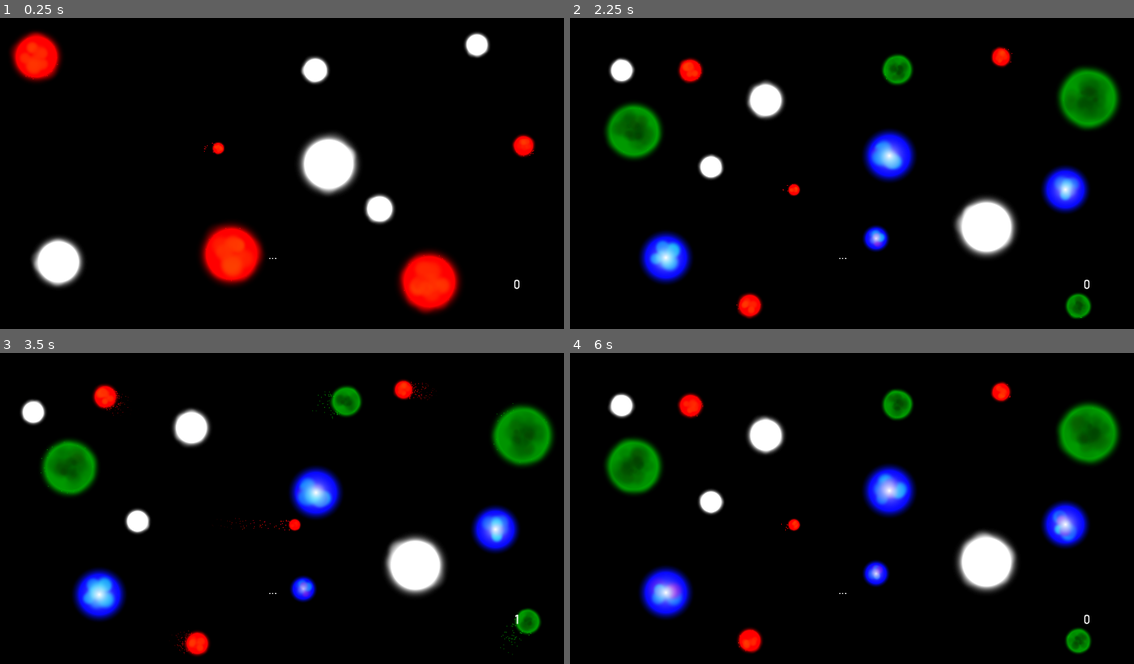
Above: before the commit, frames 1-4 (two rows, left to right).
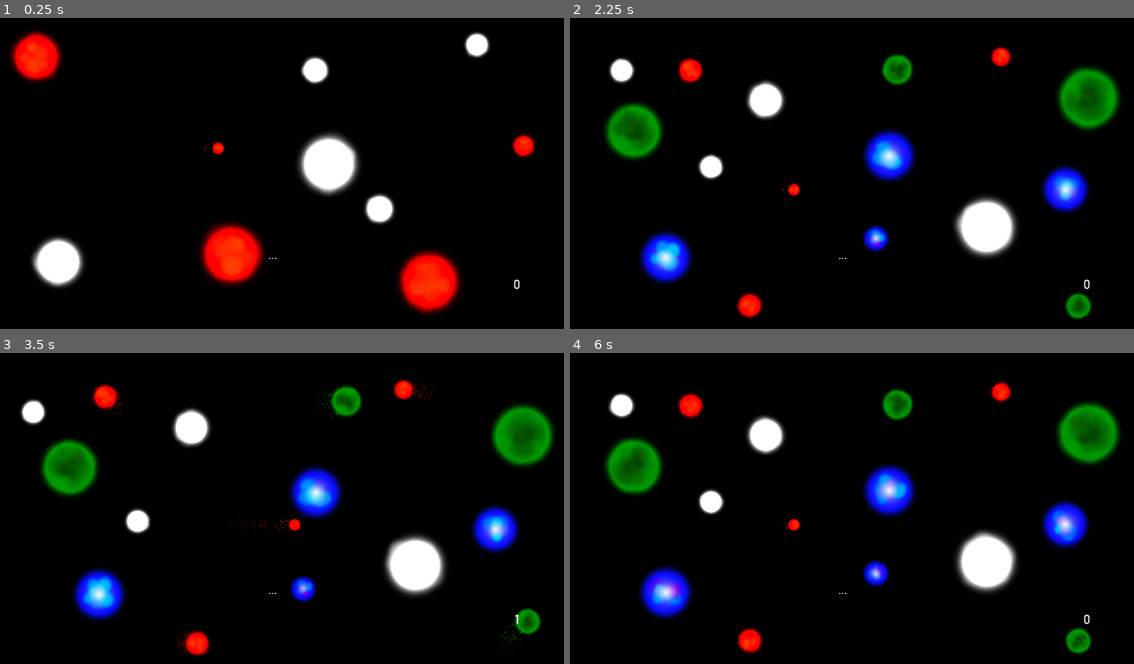
Above: after the commit, the same moments.

Repository: Dark-Gran/Spirit-Circles
Game: Godot game, scene res://src/Main.tscn
Same seed, same stepped clock (60 frames per second), same inputs: the game is played once before the commit and once after it.
Inputs (mouse positions are in pixels of both pictures, inside the frame that each line leads up to):
- Up to frame 1 (0.25 s): no input
- Up to frame 2 (2.25 s): move the mouse to (981, 148) at 0.52 s; hold Right (ui_right) 0.53-1.28 s; tap Space (ui_accept) at 0.77, 1.52 s; move the mouse to (716, 182) at 1.27 s; hold Left (ui_left) 1.28-2.03 s; move the mouse to (908, 86) at 2.02 s; hold Right (ui_right) from 2.03 s (still down)
- Up to frame 3 (3.5 s): keep holding Right (ui_right); move the mouse to (242, 570) at 2.77 s; tap Space (ui_accept) at 3.02 s
- Up to frame 4 (6 s): move the mouse to (1032, 555) at 3.52 s; release Right (ui_right) at 3.53 s; hold Left (ui_left) 3.53-5.78 s; tap Space (ui_accept) at 3.77, 4.52 s; move the mouse to (654, 446) at 4.27 s; move the mouse to (874, 499) at 5.02 s; move the mouse to (744, 412) at 5.77 s; hold Right (ui_right) from 5.78 s (still down)

The runs differ from the first frame. In frame 2, 0.6% of the frame differs, in the area x 14-91%, y 39-81%; in frame 3, 0.8%, in the area x 14-91%, y 40-83%; in frame 4, 0.5%.

Commit message:
hypocircle color + change framebuffer settings (affected circle glow)

Diff:
--- a/project.godot
+++ b/project.godot
@@ -110,8 +110,6 @@
 
 [rendering]
 
-quality/intended_usage/framebuffer_allocation=0
-quality/intended_usage/framebuffer_allocation.mobile=0
 environment/default_clear_color=Color( 0, 0, 0, 1 )
-quality/filters/msaa=3
+quality/filters/msaa=2
 environment/default_environment="res://default_env.tres"
--- a/src/world/Circle.tscn
+++ b/src/world/Circle.tscn
@@ -46,7 +46,6 @@
 process_material = SubResource( 3 )
 
 [node name="Sprite" type="Sprite" parent="."]
-modulate = Color( 0, 1, 0, 1 )
 material = SubResource( 4 )
 scale = Vector2( 0.092, 0.092 )
 texture = ExtResource( 2 )
--- a/src/world/World.gd
+++ b/src/world/World.gd
@@ -233,7 +233,7 @@
 			var angle = deg2rad(360*(pc_accumulator / PC_WAIT))
 			var color = Color.white
 			if !could_spawn_pc_now():
-				color = Color(0.6, 0, 0)
+				color = Color(0.7, 0, 0)
 			draw_arc(get_viewport().get_mouse_position(), Main.PC_RADIUS, 0, angle, 40, color, 2, true)
 	# Rays
 	if get_node_or_null("Level") != null:
